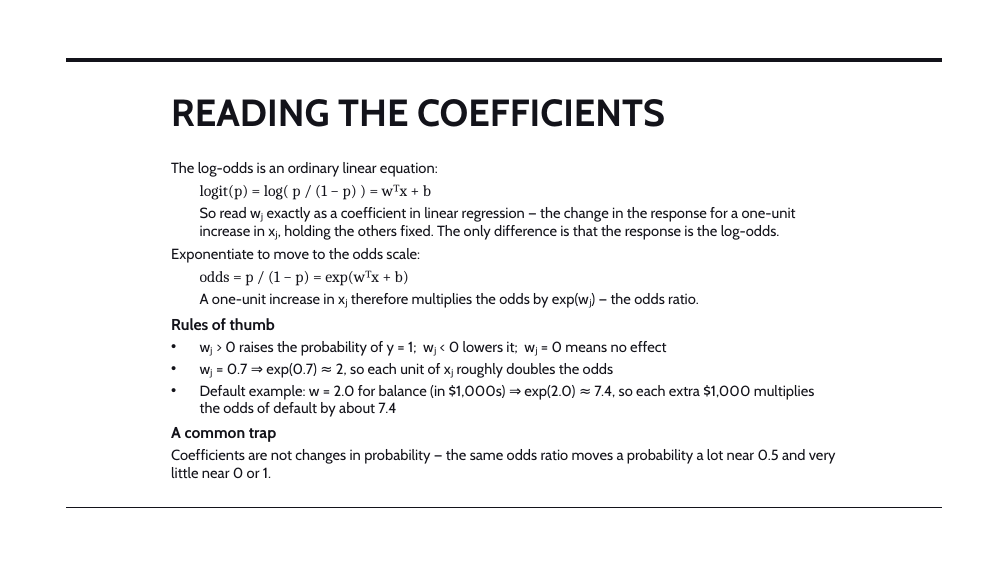
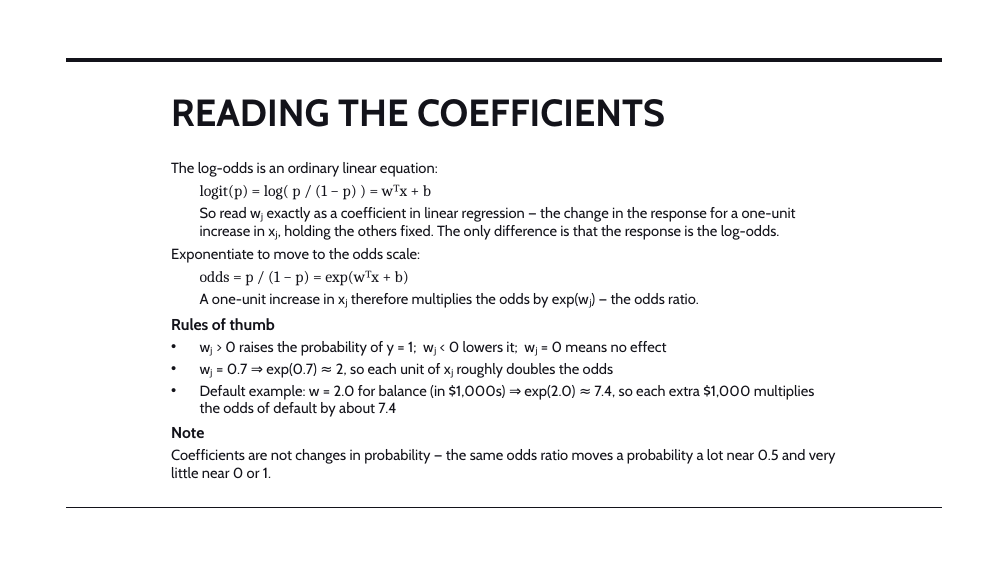
Before and after one commit to STAT-486-Fall-2026/course-content, a slide deck: slide 8 of slides/09-logistic-regression.pptx. Drawn at 1008x567 pixels with LibreOffice and Linux fonts; fonts in the diff are those of the drawing. Boxes give left, top, right and bottom in pixels: in the first picture for what was removed or moved away, otherwise in the second. Text is boxed around its words. In the diff, an @@ line names an element or a change of style, - is before the commit and + after.

```diff
--- a/slides/09-logistic-regression.pptx
+++ b/slides/09-logistic-regression.pptx
@@ text at (171, 427, 204, 438): text changed @@
-A common trap
+Note
```
Also in this commit, not shown: 7 other slides changed, 1 slide added, 1 slide removed, 1 other file.
